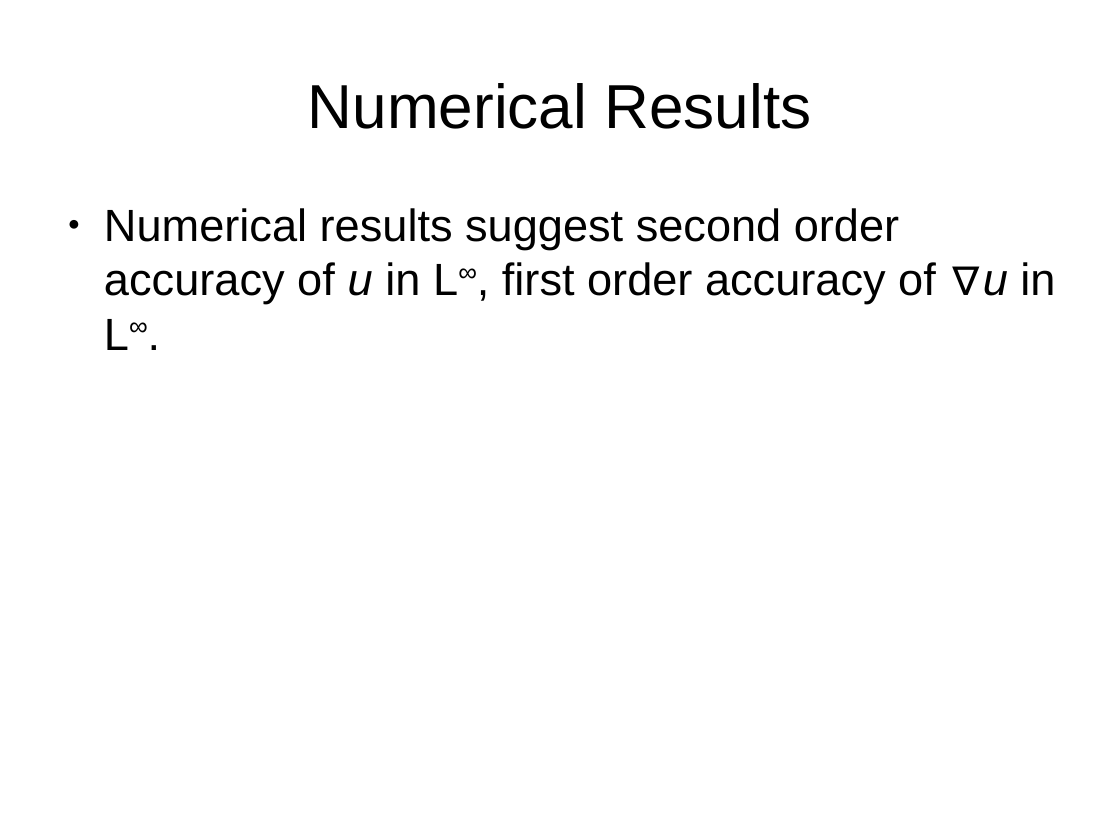
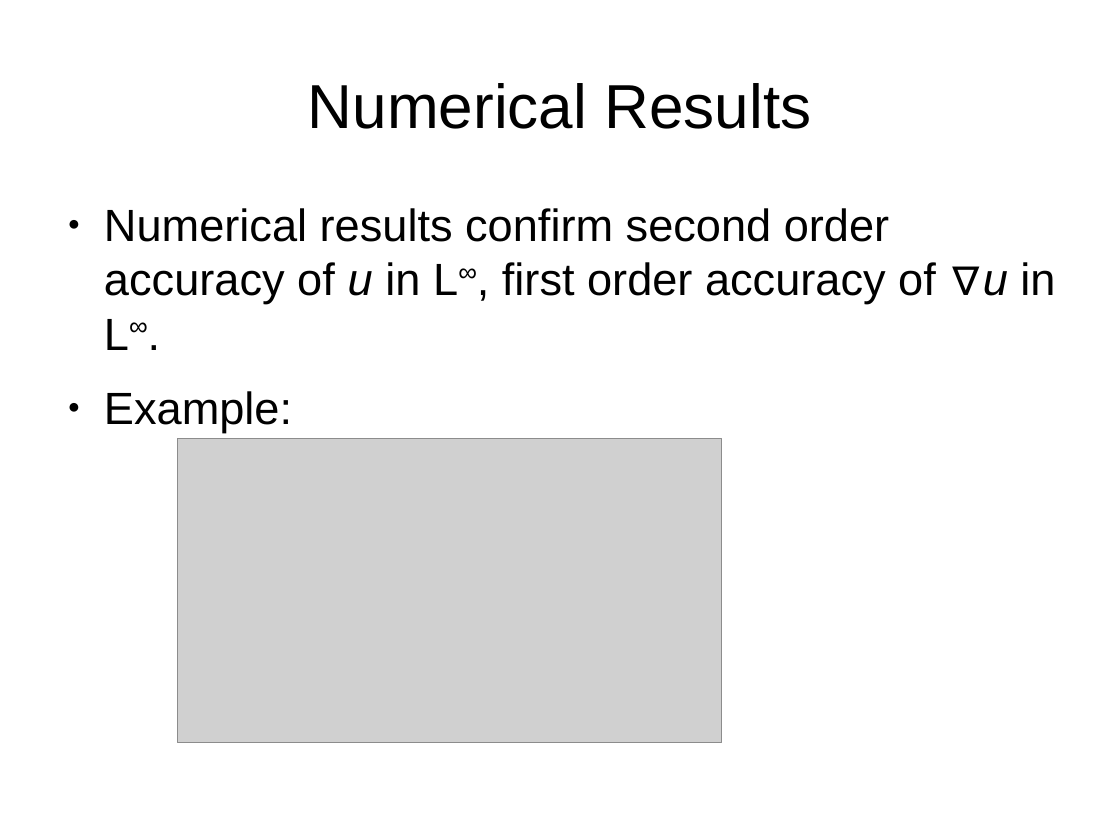
Before and after one commit to jhellrung/documents, a slide deck: slide 36 of presentations/sandia.2011.11.08/slides.odp. Drawn at 1120x840 pixels with LibreOffice and Linux fonts; fonts in the diff are those of the drawing; grey boxes stand for pictures. Boxes give left, top, right and bottom in pixels: in the first picture for what was removed or moved away, otherwise in the second. Text is boxed around its words. In the diff, an @@ line names an element or a change of style, - is before the commit and + after.

```diff
--- a/presentations/sandia.2011.11.08/slides.odp
+++ b/presentations/sandia.2011.11.08/slides.odp
@@ text at bbox=[104, 208, 1055, 432]: text changed @@
-● Numerical results suggest second order accuracy of u in L∞, first order accuracy of ∇u in L∞.
+● Numerical results confirm second order accuracy of u in L∞, first order accuracy of ∇u in L∞.
+● Example:
@@ picture added at bbox=[178, 438, 723, 743] @@
```
Also in this commit, not shown: 3 slides added.
